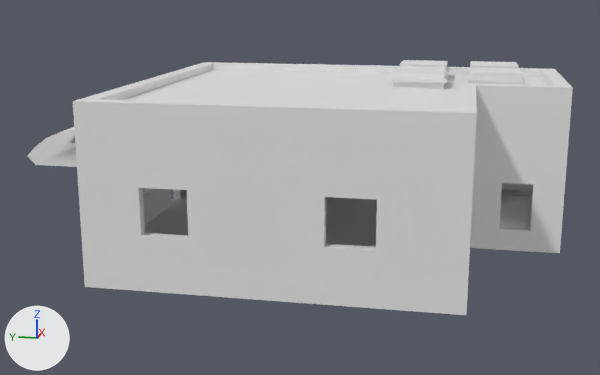
An edit to the FBX model 7dfps/Assets/_Project/Models/shop.fbx, drawn before and after from the same camera.
Camera for both pictures: a 50 mm lens placed at (-34.83, -6.64, 10.11), pointed at (-0.47, 0.23, 1.52). Every picture has the same lights, and +X, +Y and +Z are marked at lower left. Where no turn or scale is listed for an object, it has been applied to the vertices.
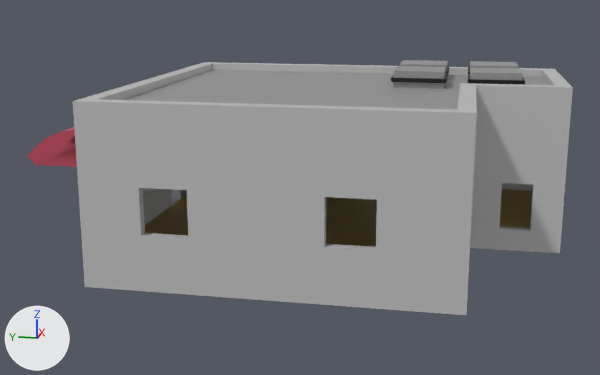
Where the change shows, as pixel boxes [x1, y1, x2, y2] in the pictures (600 x 375 px; the box of a moved part takes in the faces that stretch with it):
part 1 of me_plane_009, moved or reshaped
    both: [145, 189, 532, 247]
part 2 of me_plane_009, recoloured
    both: [73, 62, 573, 315]
part 3 of me_plane_009, recoloured (grey to red)
    both: [28, 127, 77, 167]
part 4 of me_plane_009, recoloured (white to black)
    both: [391, 67, 525, 85]
part 5 of me_plane_009, recoloured (white to grey)
    both: [124, 60, 548, 110]

The change, as a list of edits to the scene's bpy script:
```text
Add mat_gray:
    mat_gray = principled_material('gray')
    mat_gray.base_color = (0.299, 0.299, 0.299)  # grey #959595
Add mat_wood_001:
    mat_wood_001 = principled_material('wood.001')
    mat_wood_001.base_color = (0.343, 0.231, 0.037)  # yellow #9e8436
Add mat_black:
    mat_black = principled_material('black')
    mat_black.base_color = (0.0, 0.0, 0.0)  # black #000000
Add mat_red:
    mat_red = principled_material('red')
    mat_red.base_color = (0.529, 0.0649, 0.109)  # red #c0485d
Add mat_white_001:
    mat_white_001 = principled_material('white.001')
    mat_white_001.base_color = (0.52, 0.52, 0.52)  # light grey #bfbfbf
Add mat_whiter:
    mat_whiter = principled_material('whiter')
    mat_whiter.base_color = (1.0, 1.0, 1.0)  # white #ffffff
Change me_plane_009:
    used by ob_plane_001; location = (2.46, -3.26, 0.0)
    verts and faces of me_plane_009; kept vertices keep their numbers, new ones are numbered from 399
    before: 127 (-1.5, 9.2, 0.0) at pixel (185, 206), 132 (-0.2, 9.2, 0.0), 136 (-9.7, 9.9, 0.0), 137 (-9.7, -3.4, 0.0), 139 (4.8, 9.9, 0.0)
    before: 141 (-2.1, -7.2, 0.0), 142 (4.8, -7.2, 0.0), 166 (-2.1, -3.9, 0.0), 167 (4.8, -3.9, 0.0), 168 (-2.1, -3.4, 0.0)
    before: 169 (4.8, -3.4, 0.0), 209 (-1.5, 9.9, 0.0) at pixel (171, 205), 210 (-0.2, 9.9, 0.0) at pixel (180, 198), 259 (1.3, -3.4, 0.0), 261 (2.5, -3.4, 0.0)
    before: 264 (1.3, -3.9, 0.0), 265 (2.5, -3.9, 0.0), 267 (1.6, -3.4, 0.0), 268 (2.0, -3.9, 0.0), 269 (-1.2, -3.9, 0.0)
    remove me_plane_009.from_pydata(...)  # 399 vertices, 372 faces; spans x -10.1..5.2, y -7.5..12.9, z -0.9..6.4
    add me_plane_009.from_pydata(...)  # 397 vertices, 371 faces; spans x -10.1..5.2, y -7.5..12.9, z -0.9..6.4
    me_plane_009 part 1
    add delete_vertices([127, 132])  # with the faces that use them
    add delete_faces([(167, 169, 261, 265)])
    add faces += [(167, 265, 261, 169)]  # mat_white_001 (light grey #bfbfbf)
    add faces += [(136, 137, 168, 259, 267, 261, 169, 167, 265, 268, 264, 269, 166, 141, 142, 139, 210, 209)]  # mat_wood_001 (yellow #9e8436)
    me_plane_009 part 2: 161 faces spanning x -10.1..5.2, y -7.5..12.9, z -0.9..6.1 switch from no material to mat_white_001 (light grey #bfbfbf)
    me_plane_009 part 3: 79 faces spanning x -8.8..3.7, y 10.3..12.9, z 3.4..4.8 switch from no material to mat_red (red #c0485d)
    me_plane_009 part 4: 48 faces spanning x -1.3..4.1, y -5.8..-0.2, z 6.0..6.2 switch from no material to mat_black (black #000000)
    me_plane_009 part 5: 41 faces spanning x -9.5..4.5, y -6.9..9.6, z 5.7..6.4 switch from no material to mat_gray (grey #959595)
    add me_plane_009.materials.append(mat_whiter)  # white #ffffff
    add me_plane_009.materials.append(mat_wood_001)  # yellow #9e8436
```
